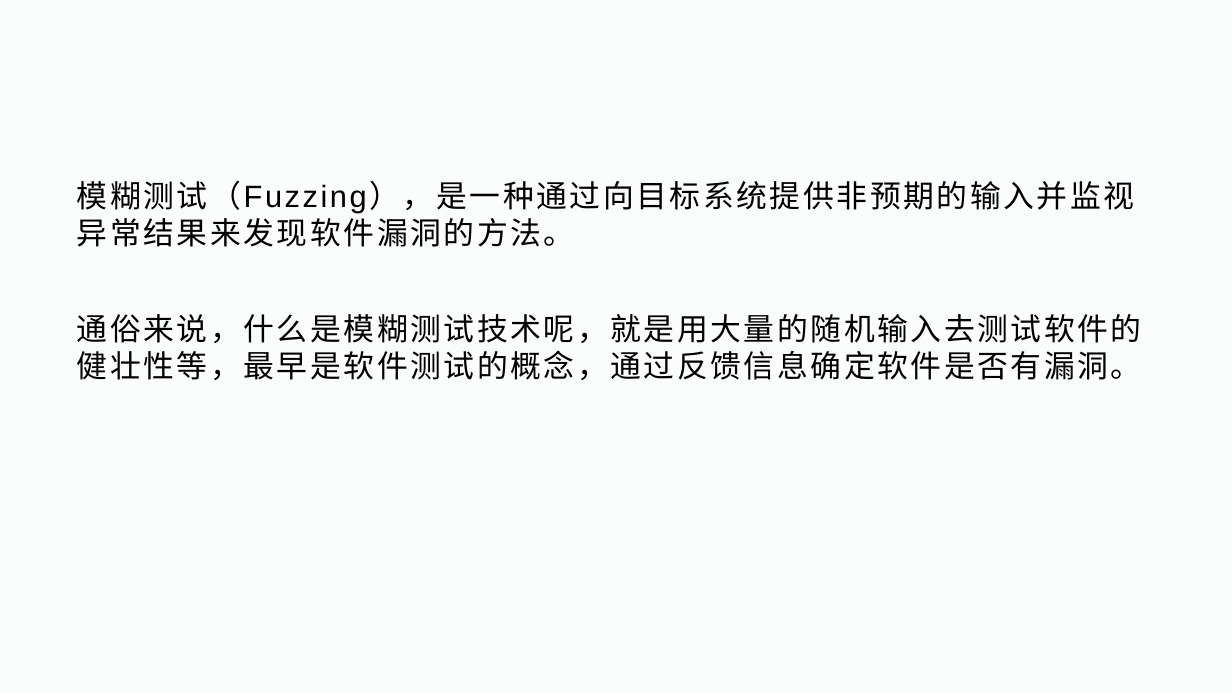
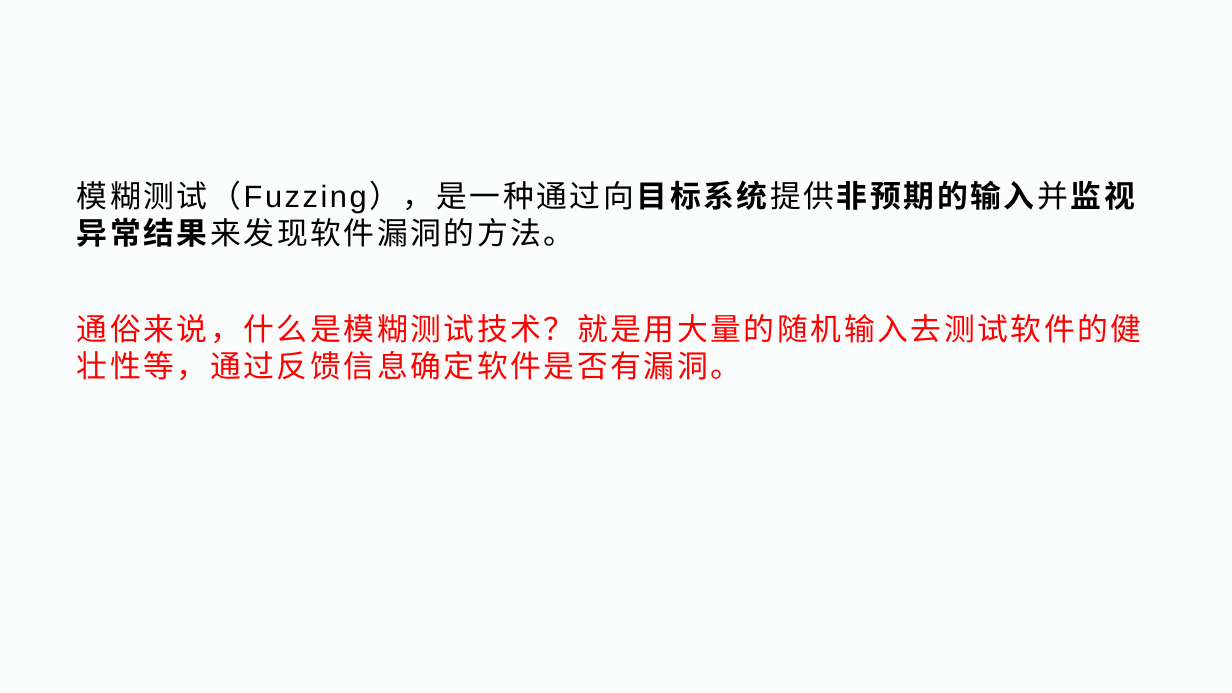
Before and after one commit to WayneDevMaze/Fuzzing-Introduction, a slide deck: slide 4 of Part1-Fuzzing/模糊测试.pptx. Drawn at 1232x693 pixels with LibreOffice and Linux fonts; fonts in the diff are those of the drawing; background and template pictures are left out. Boxes give left, top, right and bottom in pixels: in the first picture for what was removed or moved away, otherwise in the second. Text is boxed around its words. In the diff, an @@ line names an element or a change of style, - is before the commit and + after.

```diff
--- a/Part1-Fuzzing/模糊测试.pptx
+++ b/Part1-Fuzzing/模糊测试.pptx
@@ title "模糊测试（Fuzzing），是一种通过向目标系统提供非预期的输入并监视异常结果来发现软件漏洞的方法。" at (x1=77, y1=180, x2=1135, y2=247): bold on in "模糊测试（Fuzzing），是一种通过向目标系统提供非预期的输入并监视异常结果来发现软件漏洞的方法。" @@
@@ text at (x1=77, y1=314, x2=1142, y2=380): text changed; text colour #000000 to #FF0000 @@
-通俗来说，什么是模糊测试技术呢，就是用大量的随机输入去测试软件的健壮性等，最早是软件测试的概念，通过反馈信息确定软件是否有漏洞。
+通俗来说，什么是模糊测试技术？就是用大量的随机输入去测试软件的健壮性等，通过反馈信息确定软件是否有漏洞。
```
Also in this commit, not shown: 2 other slides changed, 1 slide added, 1 other file.
